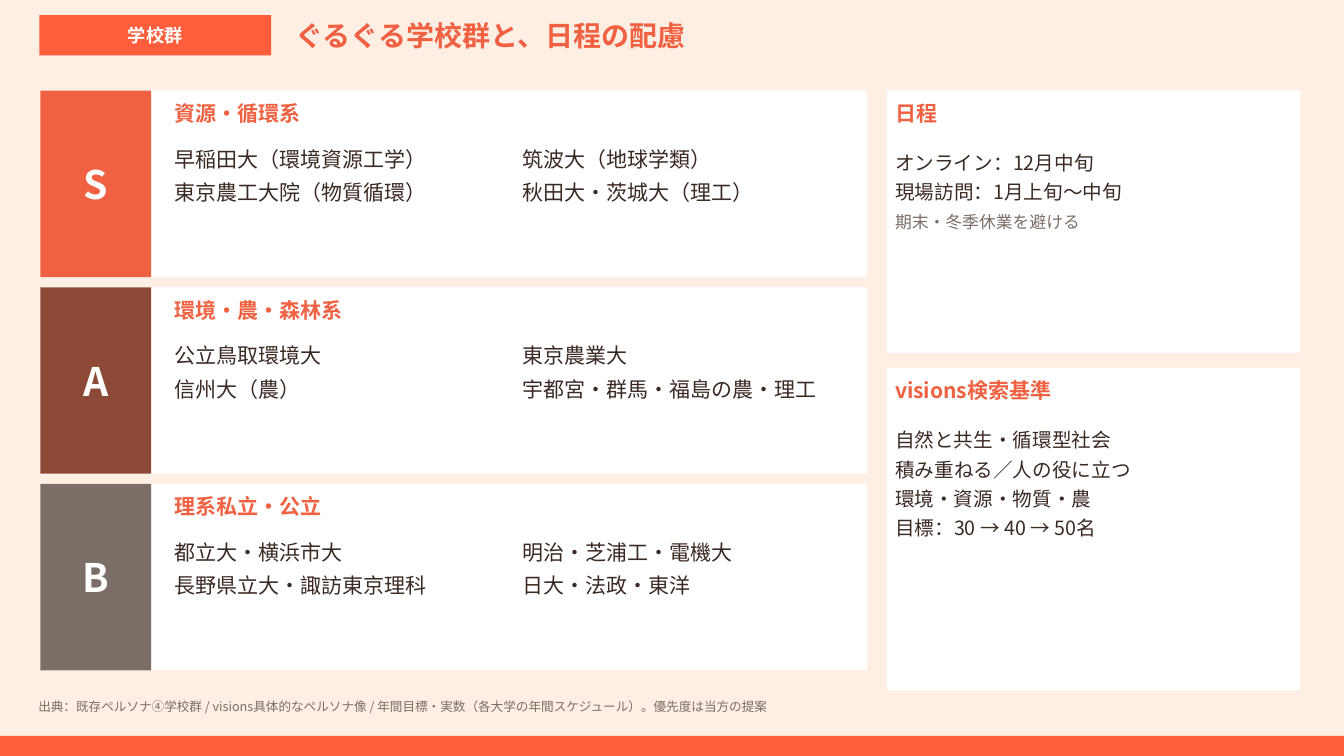
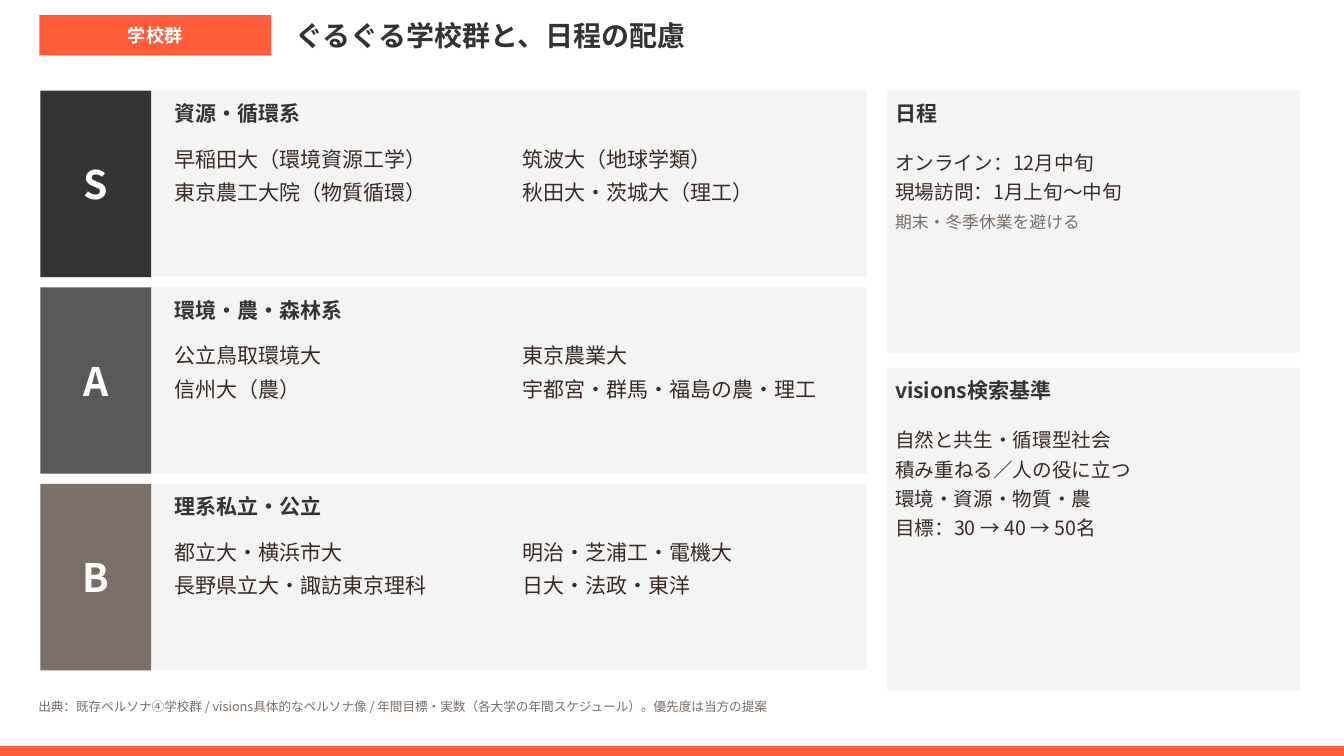
Before and after one commit to tatatatachan/claude, a slide deck: slide 5 of guruguru/guruguru_target_tour.pptx. Drawn at 1344x756 pixels with LibreOffice and Linux fonts; fonts in the diff are those of the drawing. Boxes give left, top, right and bottom in pixels: in the first picture for what was removed or moved away, otherwise in the second. Text is boxed around its words. In the diff, an @@ line names an element or a change of style, - is before the commit and + after.

```diff
--- a/guruguru/guruguru_target_tour.pptx
+++ b/guruguru/guruguru_target_tour.pptx
@@ background #FFEEE4 to #FFFFFF @@
@@ rectangle "S" at (40,91,151,277): fill #F06142 to #333333 @@
@@ rectangle "A" at (40,287,151,474): fill #8C4A36 to #595959 @@
@@ text colour #F06142 to #333333 in 6 elements at (295,22,685,49), (174,103,300,123), (174,300,342,320), (174,496,321,516), (895,103,937,123), (895,380,1051,400) @@
@@ fill #FFFFFF to #F4F4F4 in 5 elements at (40,91,867,277), (40,287,867,474), (40,484,867,670), (887,91,1301,353), (887,368,1301,691) @@
@@ rectangle: place and size @@
-rectangle at (0,736,1344,756)
+rectangle at (0,746,1344,756)
```
Also in this commit, not shown: 6 other slides changed, 5 other files.
